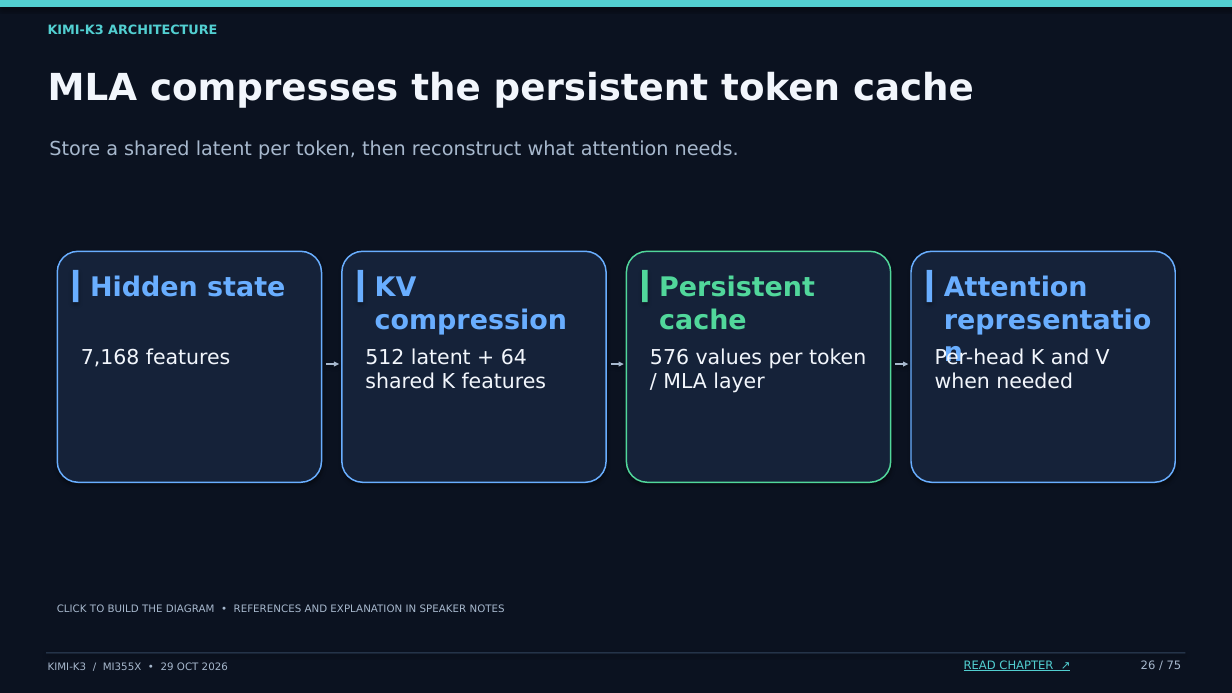
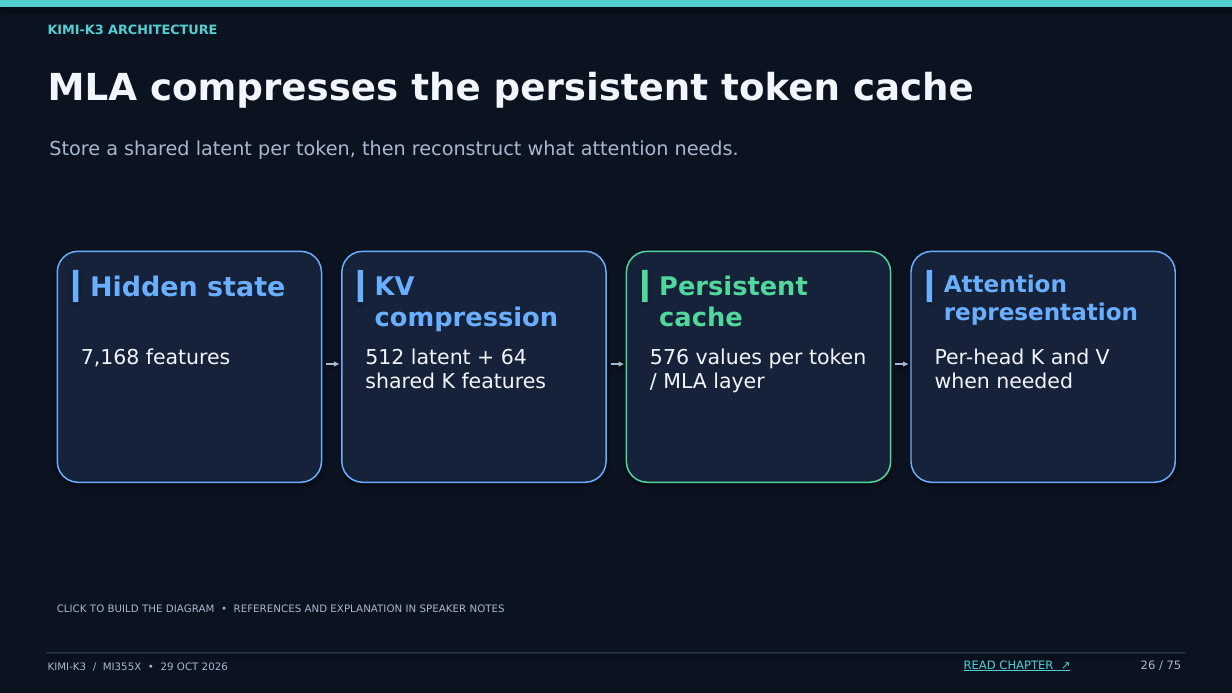
Before and after one commit to ajith-sirra-amd/InferenceMAX_Rocm_Team, a slide deck: slide 26 of presentations/kimi-k3-mi355x/Kimi-K3_MI355X_Reference.pptx. Drawn at 1232x693 pixels with LibreOffice and Linux fonts; fonts in the diff are those of the drawing. Boxes give left, top, right and bottom in pixels: in the first picture for what was removed or moved away, otherwise in the second. Text is boxed around its words. In the diff, an @@ line names an element or a change of style, - is before the commit and + after.

```diff
--- a/presentations/kimi-k3-mi355x/Kimi-K3_MI355X_Reference.pptx
+++ b/presentations/kimi-k3-mi355x/Kimi-K3_MI355X_Reference.pptx
@@ text "KV compression" at box(375, 276, 559, 331): size 21 to 20 pt @@
@@ text "Persistent cache" at box(659, 275, 808, 327): size 21 to 20 pt @@
@@ text "Attention representation" at box(944, 274, 1138, 325): size 21 to 18 pt @@
```
Also in this commit, not shown: 24 other slides changed, 9 other files.
